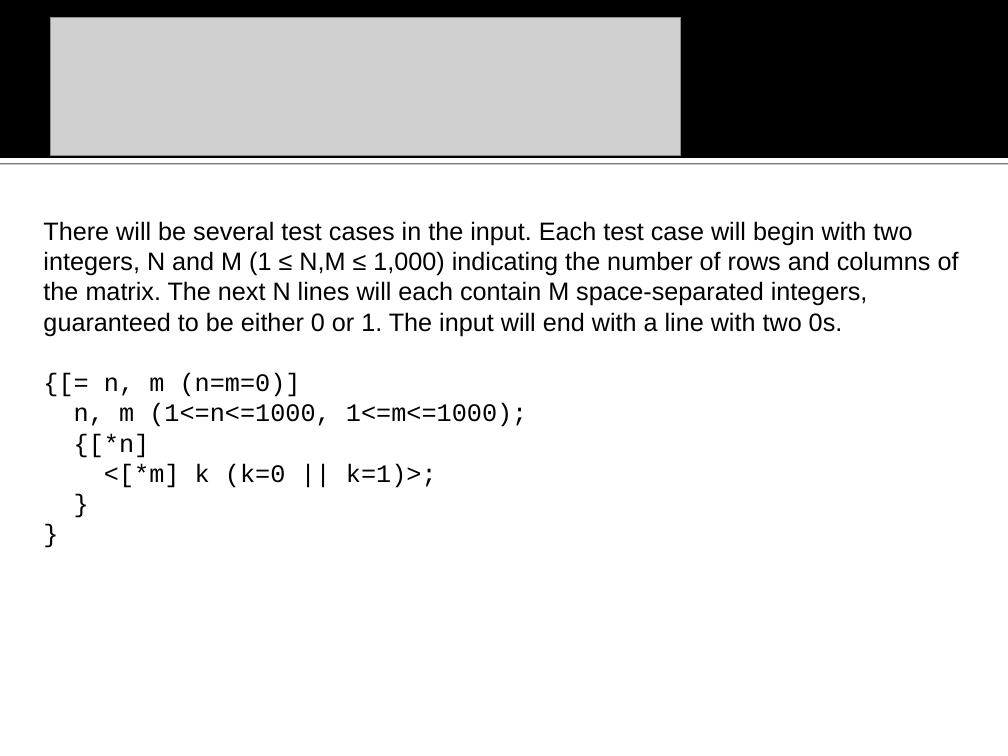
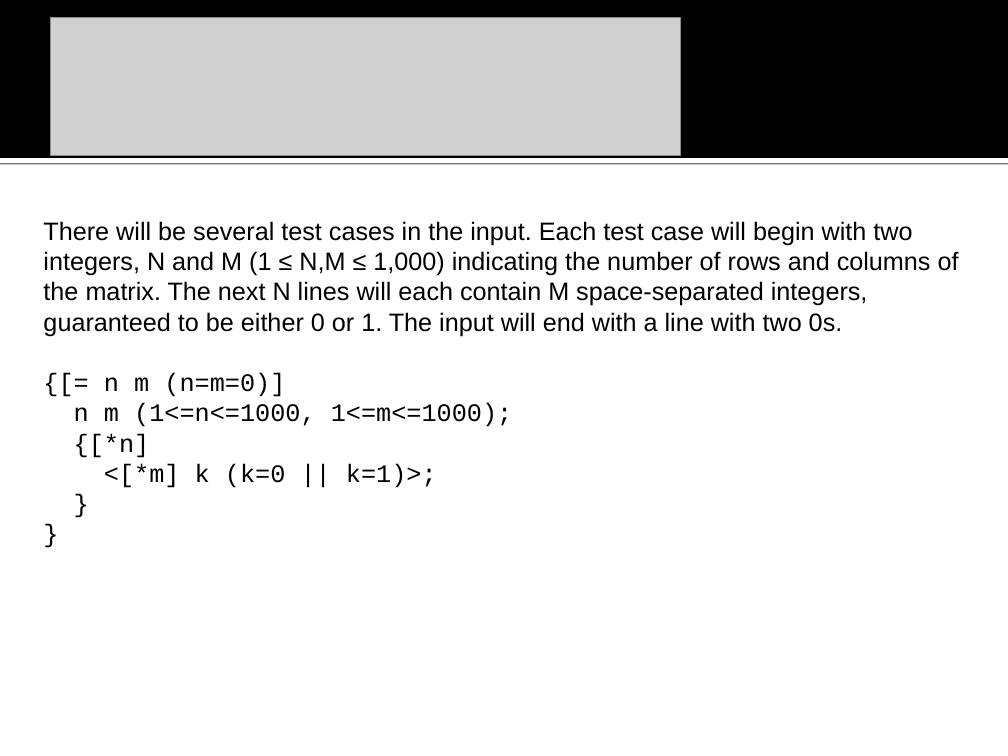
Before and after one commit to na-icpc/viva, a slide deck: slide 10 of Input Verifier/doc/VIVA vanbs Input Verification Assistant.ppt. Drawn at 1008x756 pixels with LibreOffice and Linux fonts; fonts in the diff are those of the drawing; grey boxes stand for pictures; background and template pictures are left out. Boxes give left, top, right and bottom in pixels: in the first picture for what was removed or moved away, otherwise in the second. Text is boxed around its words. In the diff, an @@ line names an element or a change of style, - is before the commit and + after.

```diff
--- a/Input Verifier/doc/VIVA vanbs Input Verification Assistant.ppt
+++ b/Input Verifier/doc/VIVA vanbs Input Verification Assistant.ppt
@@ text at <box>74,373,512,427</box>: text changed @@
-{[= n, m (n=m=0)]
-n, m (1<=n<=1000, 1<=m<=1000);
+{[= n m (n=m=0)]
+n m (1<=n<=1000, 1<=m<=1000);
```
Also in this commit, not shown: 12 other slides changed, 17 slides added, 3 slides removed, 14 other files.
